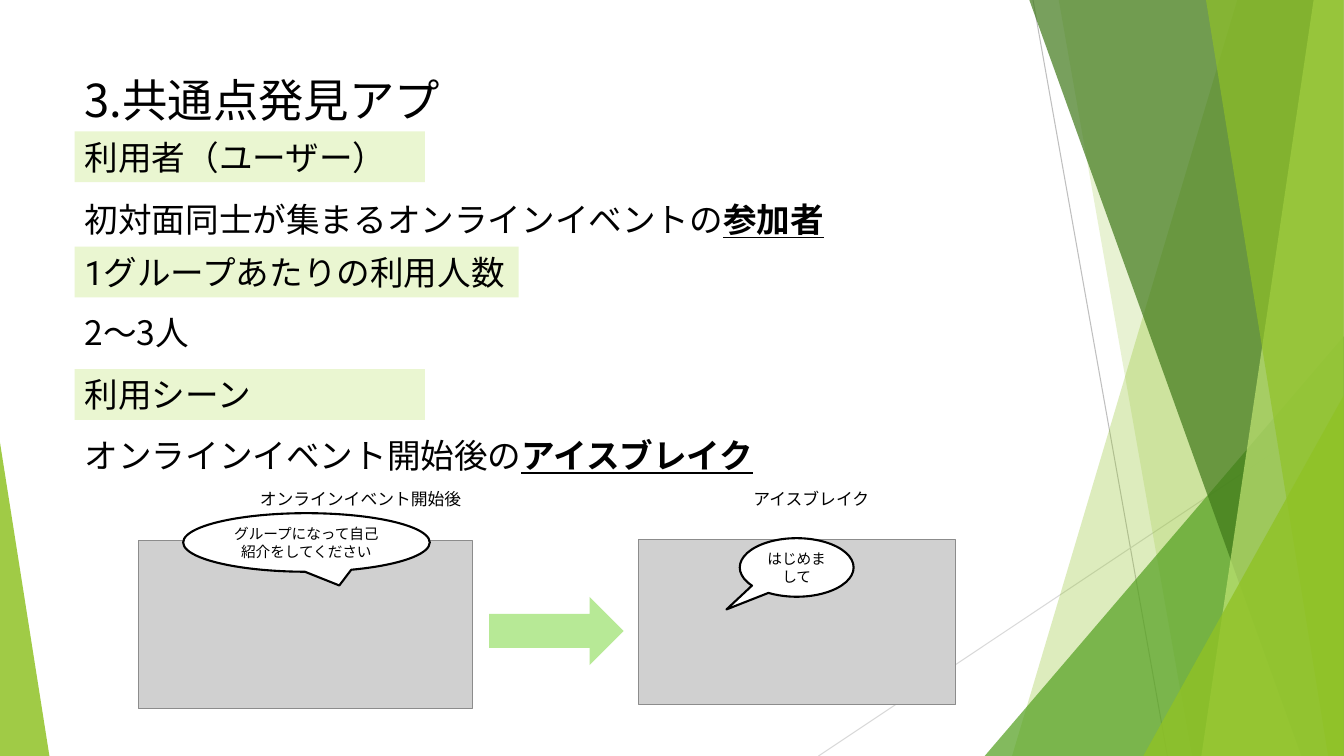
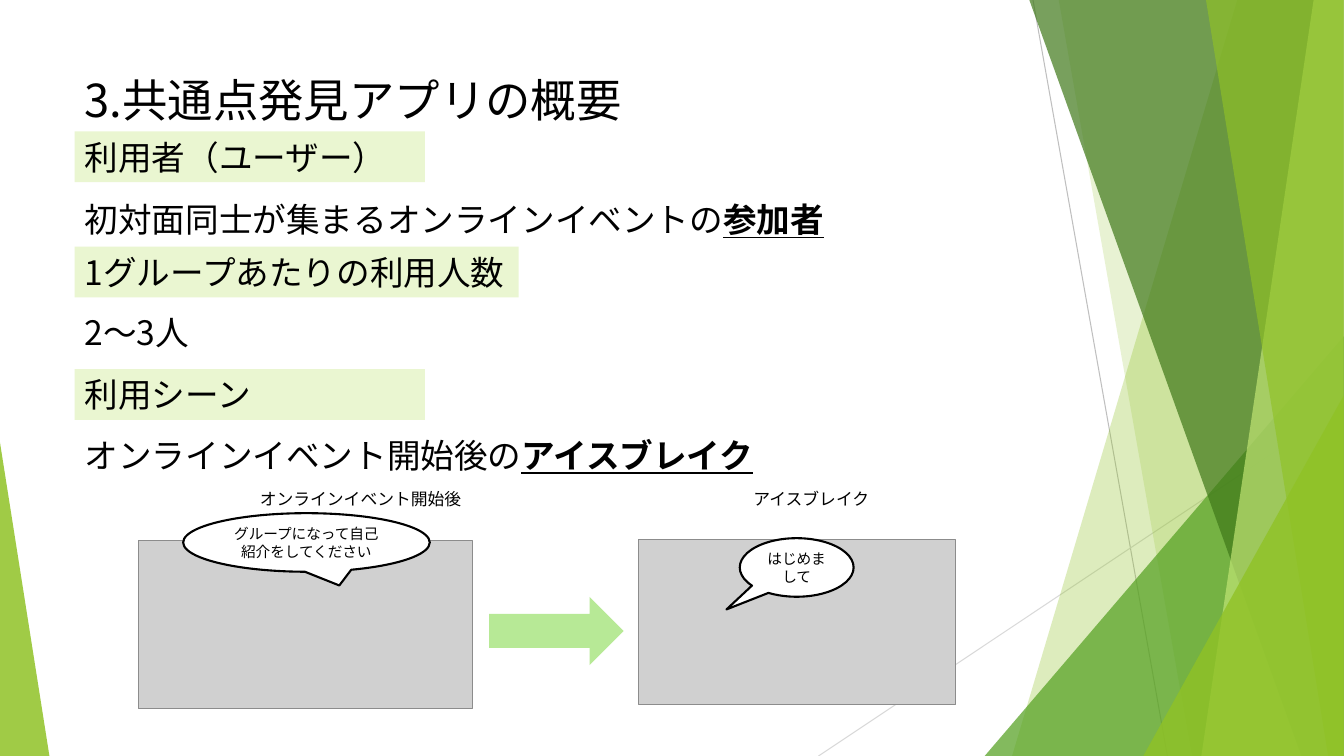
Before and after one commit to ryuseim1115/apprentice-term6-team-dev, a slide deck: slide 5 of docs/90_presentation/チーム開発12th.pptx. Drawn at 1344x756 pixels with LibreOffice and Linux fonts; fonts in the diff are those of the drawing; grey boxes stand for pictures. Boxes give left, top, right and bottom in pixels: in the first picture for what was removed or moved away, otherwise in the second. Text is boxed around its words. In the diff, an @@ line names an element or a change of style, - is before the commit and + after.

```diff
--- a/docs/90_presentation/チーム開発12th.pptx
+++ b/docs/90_presentation/チーム開発12th.pptx
@@ title "3.共通点発見アプリの概要" rewrapped from (85, 79, 440, 173) to (85, 79, 622, 121) @@
@@ rectangle "1グループあたりの利用人数" at (75, 247, 519, 297): font Roboto to Noto Sans CJK JP @@
```
Also in this commit, not shown: 11 other slides changed, 1 slide added, 2 other files.
